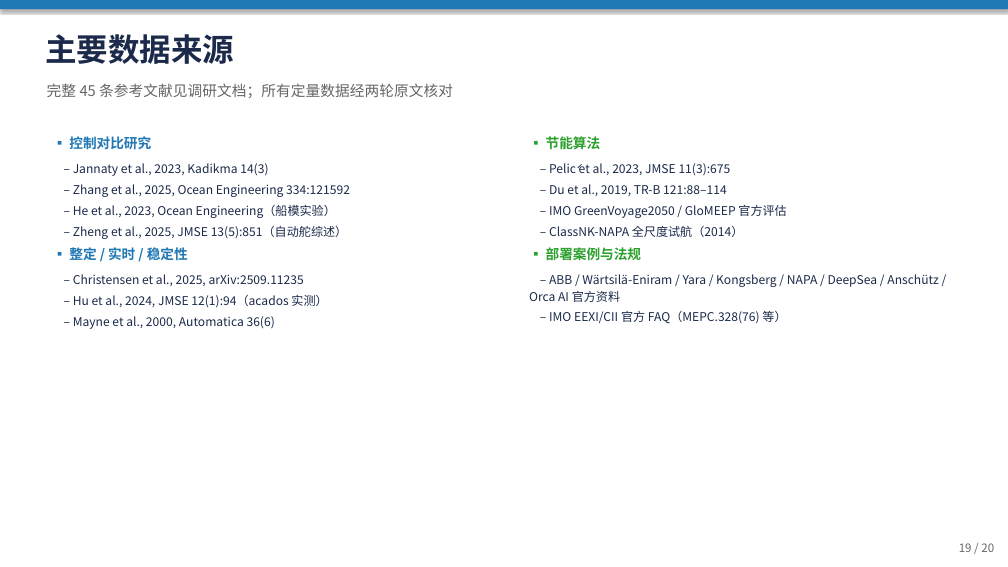
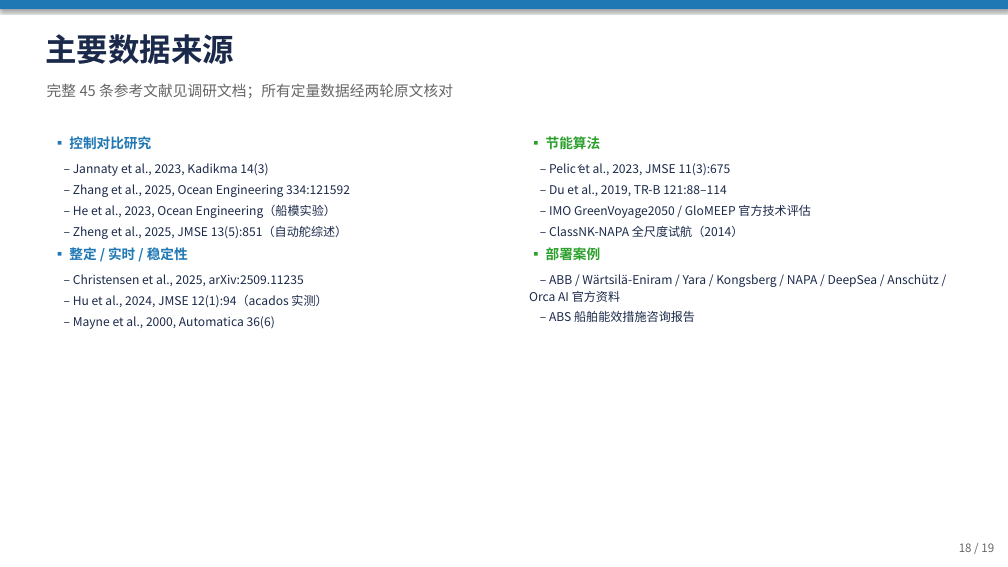
Before and after one commit to jimaka/auto_rudder, a slide deck: slide 18 of docs/ship_energy_research/船舶控制与节能算法调研汇报.pptx (slide 19 before the commit). Drawn at 1008x567 pixels with LibreOffice and Linux fonts; fonts in the diff are those of the drawing. Boxes give left, top, right and bottom in pixels: in the first picture for what was removed or moved away, otherwise in the second. Text is boxed around its words. In the diff, an @@ line names an element or a change of style, - is before the commit and + after.

Commit message:
docs: PPT去除法规内容改为纯技术视角并更新PDF

```diff
--- a/docs/ship_energy_research/船舶控制与节能算法调研汇报.pptx
+++ b/docs/ship_energy_research/船舶控制与节能算法调研汇报.pptx
@@ text at (549, 205, 811, 218): text changed @@
-– IMO GreenVoyage2050 / GloMEEP 官方评估
+– IMO GreenVoyage2050 / GloMEEP 官方技术评估
@@ text at (546, 245, 601, 263): text changed @@
-▪ 部署案例与法规
+▪ 部署案例
@@ text at (549, 311, 695, 322): text changed @@
-– IMO EEXI/CII 官方 FAQ（MEPC.328(76) 等）
+– ABS 船舶能效措施咨询报告
@@ text at (959, 543, 994, 552): text changed @@
-19 / 20
+18 / 19
```
Also in this commit, not shown: 16 other slides changed, 1 slide removed, 2 other files.
